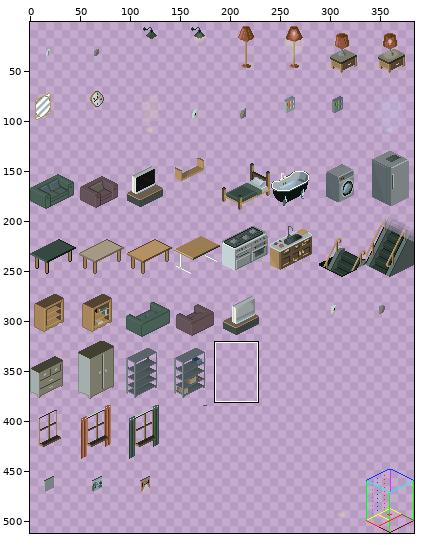
Two states of a sprite sheet, assets/img/spritesheetA_6x6x10.png. Above: a wide view before the commit, with the close-up outlined.
Close-up. Earlier state:
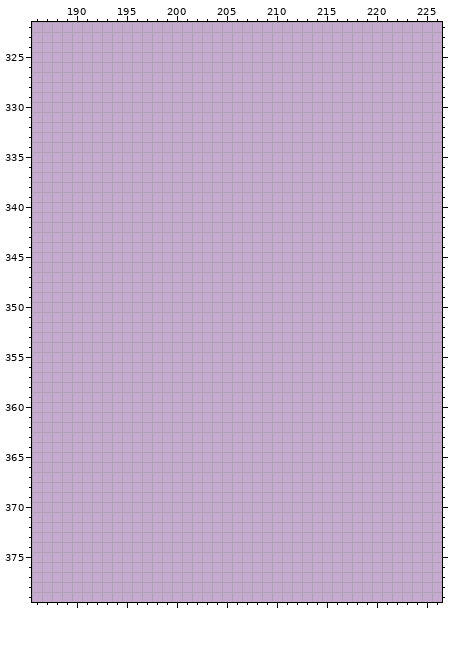
The file is 384x512 pixels. Pixels under 10% opacity are left out. Colours within 5 levels of each other are drawn and written as one. Shown: x 186..226, y 322..379. The wide view leaves out empty margins.
The result:
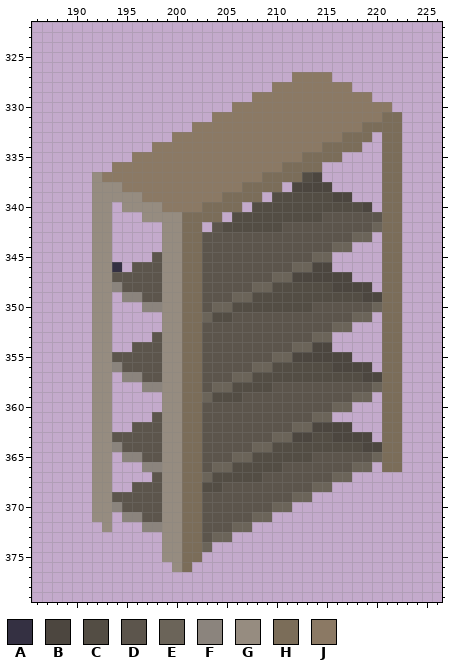
Palette (. is transparent): A #343042  B #4c463f  C #534d44  D #5c554c  E #6b6459  F #8b847d  G #968c80  H #7b6d59  J #8b7964
Changes in this commit:
y 327: x 212..215 .... -> JJJJ
y 328: x 210..217 ........ -> JJJJJJJJ
y 329: x 208..219 ............ -> JJJJJJJJJJJJ
y 330: x 206..221 ................ -> JJJJJJJJJJJJJJJJ
y 331: x 204..222 ................... -> JJJJJJJJJJJJJJJJJHH
y 332: x 202..222 ..................... -> JJJJJJJJJJJJJJJJJHHHH
y 333: x 200..219 .................... -> JJJJJJJJJJJJJJJJJHHH; x 221..222 .. -> HH
y 334: x 198..218 ..................... -> JJJJJJJJJJJJJJJJJHHHH; x 221..222 .. -> HH
y 335: x 196..216 ..................... -> JJJJJJJJJJJJJJJJJHHHH; x 221..222 .. -> HH
y 336: x 194..214 ..................... -> JJJJJJJJJJJJJJJJJHHHH; x 221..222 .. -> HH
y 337: x 192..214 ....................... -> GJJJJJJJJJJJJJJJJHHHHCB; x 221..222 .. -> HH
y 338: x 192..210 ................... -> GGGJJJJJJJJJJJJHHHH; x 212..215 .... -> BBBB; x 221..222 .. -> HH
y 339: x 192..208 ................. -> GGGGGJJJJJJJJHHHH; x 210..217 ........ -> CCCCCCBB; x 221..222 .. -> HH
y 340: x 192..193 .. -> GG; x 195..206 ............ -> GGGGJJJJHHHH; x 208..219 ............ -> CCCCCCCCCCCB; x 221..222 .. -> HH
y 341: x 192..193 .. -> GG; x 197..204 ........ -> GGGGHHHH; x 206..222 ................. -> CCCCCCCCCDDDDDDHH
y 342: x 192..193 .. -> GG; x 199..202 .... -> GGHH; x 204..222 ................... -> DCCCCCCDDDDDDDDDEHH
y 343: x 192..193 .. -> GG; x 199..219 ..................... -> GGHHDDDDDDDDDDDDDDDEE; x 221..222 .. -> HH
y 344: x 192..193 .. -> GG; x 199..217 ................... -> GGHHDDDDDDDDDDDDDEE; x 221..222 .. -> HH
y 345: x 192..193 .. -> GG; x 198..215 .................. -> DGGHHDDDDDDDDDDDEE; x 221..222 .. -> HH
y 346: x 192..194 ... -> GGA; x 196..215 .................... -> DDDGGHHDDDDDDDDDEEBB; x 221..222 .. -> HH
y 347: x 192..217 .......................... -> GGDDDDDGGHHDDDDDDDEEBBBBBB; x 221..222 .. -> HH
y 348: x 192..219 ............................ -> GGFDDDDGGHHDDDDDEECCCCCCBBBB; x 221..222 .. -> HH
y 349: x 192..193 .. -> GG; x 195..222 ............................ -> FFDDGGHHDDDEECCCCCCCCCCCBBHH
y 350: x 192..193 .. -> GG; x 197..222 .......................... -> FFGGHHDEECCCCCCCCDDDDDDEHH
y 351: x 192..193 .. -> GG; x 199..219 ..................... -> GGHHECCDDDDDDDDDDDDEE; x 221..222 .. -> HH
y 352: x 192..193 .. -> GG; x 199..217 ................... -> GGHHDDDDDDDDDDDDDEE; x 221..222 .. -> HH
y 353: x 192..193 .. -> GG; x 198..215 .................. -> DGGHHDDDDDDDDDDDEE; x 221..222 .. -> HH
y 354: x 192..193 .. -> GG; x 196..215 .................... -> DDDGGHHDDDDDDDDDEEBB; x 221..222 .. -> HH
y 355: x 192..217 .......................... -> GGDDDDDGGHHDDDDDDDEEBBBBBB; x 221..222 .. -> HH
y 356: x 192..219 ............................ -> GGFDDDDGGHHDDDDDEECCCCCCBBBB; x 221..222 .. -> HH
y 357: x 192..193 .. -> GG; x 195..222 ............................ -> FFDDGGHHDDDEECCCCCCCCCCCBBHH
y 358: x 192..193 .. -> GG; x 197..222 .......................... -> FFGGHHDEECCCCDDDDDDDDDDEHH
y 359: x 192..193 .. -> GG; x 199..219 ..................... -> GGHHECCCDDDDDDDDDDDEE; x 221..222 .. -> HH
y 360: x 192..193 .. -> GG; x 199..217 ................... -> GGHHDDDDDDDDDDDDDEE; x 221..222 .. -> HH
y 361: x 192..193 .. -> GG; x 198..215 .................. -> DGGHHDDDDDDDDDDDEE; x 221..222 .. -> HH
y 362: x 192..193 .. -> GG; x 196..217 ...................... -> DDDGGHHDDDDDDDDDEEBBBB; x 221..222 .. -> HH
y 363: x 192..219 ............................ -> GGDDDDDGGHHDDDDDDDEEBBCCBBBB; x 221..222 .. -> HH
y 364: x 192..222 ............................... -> GGFDDDDGGHHDDDDDEECCCCCCCCCBBHH
y 365: x 192..193 .. -> GG; x 195..222 ............................ -> FFDDGGHHDDDEECCCCCCDDDDDDEHH
y 366: x 192..193 .. -> GG; x 197..219 ....................... -> FFGGHHDEECCCCCDDDDDDDEE; x 221..222 .. -> HH
y 367: x 192..193 .. -> GG; x 198..217 .................... -> DGGHHECCCCCDDDDDDDEE
y 368: x 192..193 .. -> GG; x 196..215 .................... -> DDDGGHHCCDDDDDDDDDEE
y 369: x 192..213 ...................... -> GGDDDDDGGHHDDDDDDDDDEE
y 370: x 192..211 .................... -> GGFDDDDGGHHDDDDDDDEE
y 371: x 192..193 .. -> GG; x 195..209 ............... -> FFDDGGHHDDDDDEE
y 372: x 193 . -> G; x 197..207 ........... -> FFGGHHDDDEE
y 373: x 199..205 ....... -> GGHHDEE
y 374: x 199..203 ..... -> GGHHE
y 375: x 199..202 .... -> GGHH
y 376: x 200..201 .. -> GH
